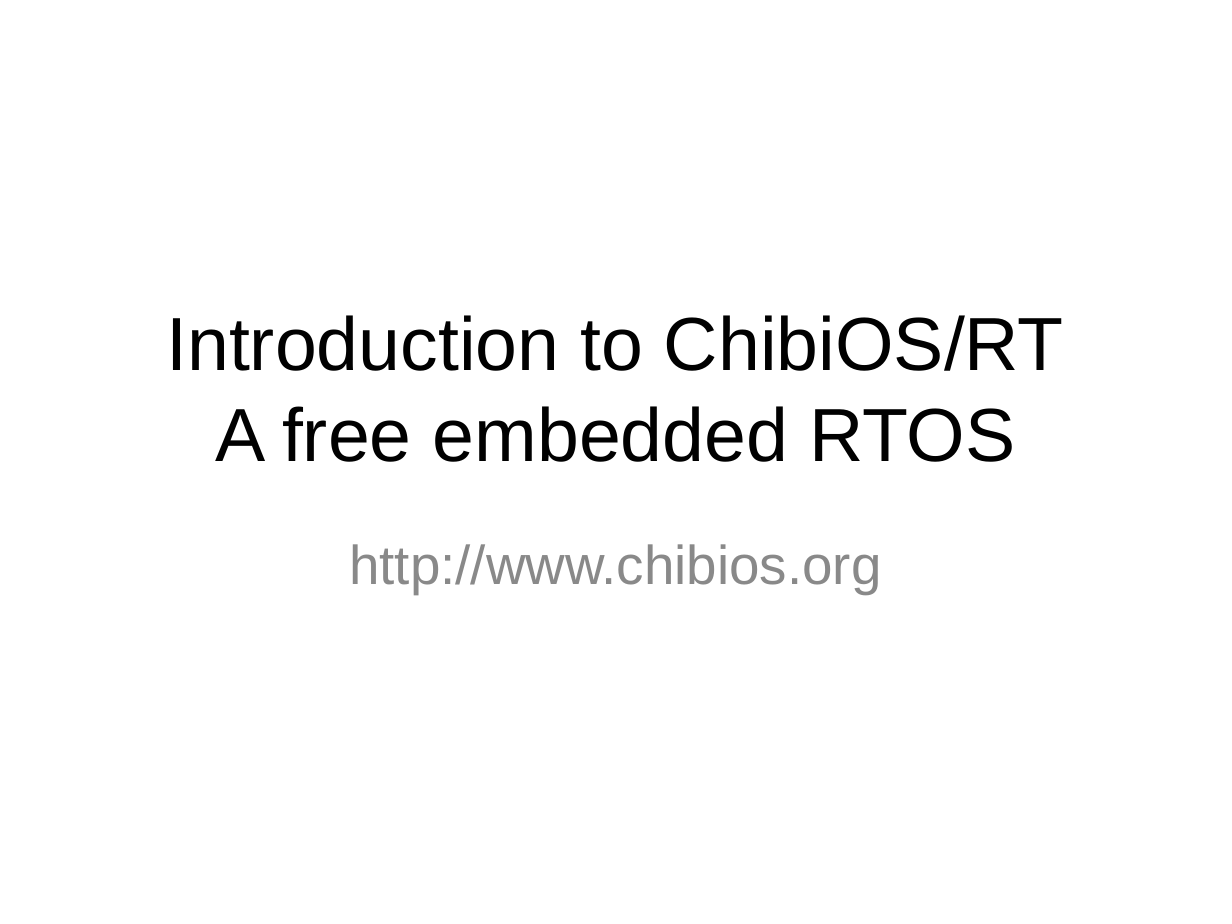
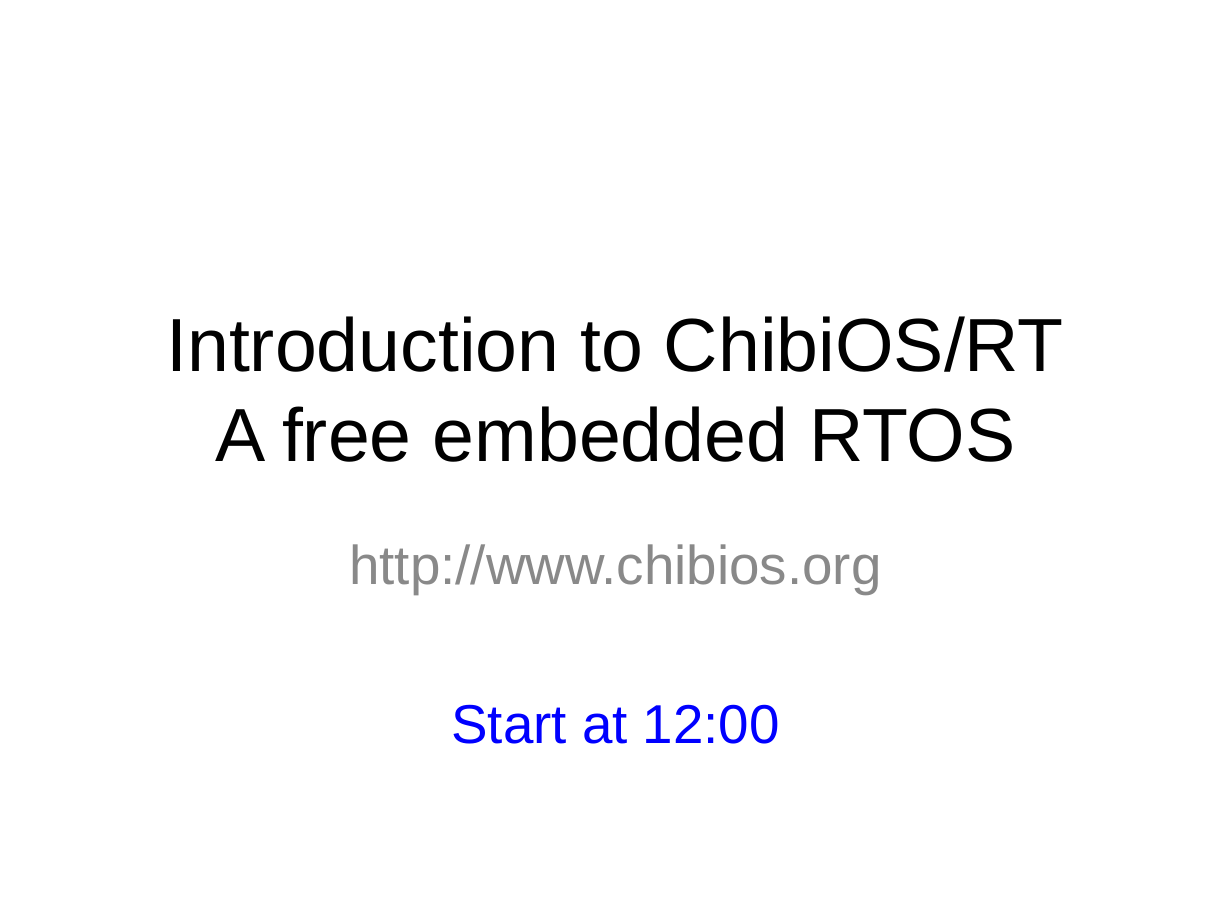
Before and after one commit to ArduPilot/ChibiOS.svn, a slide deck: slide 1 of slides_better_embedded_2012/ChibiOS-RT 1 Introduction.ppt. Drawn at 1232x924 pixels with LibreOffice and Linux fonts; fonts in the diff are those of the drawing; background and template pictures are left out. Boxes give left, top, right and bottom in pixels: in the first picture for what was removed or moved away, otherwise in the second. Text is boxed around its words. In the diff, an @@ line names an element or a change of style, - is before the commit and + after.

```diff
--- a/slides_better_embedded_2012/ChibiOS-RT 1 Introduction.ppt
+++ b/slides_better_embedded_2012/ChibiOS-RT 1 Introduction.ppt
@@ text at box(451, 704, 780, 744): paragraph added @@
+Start at 12:00
```
Also in this commit, not shown: 12 other slides changed, 1 other file.
